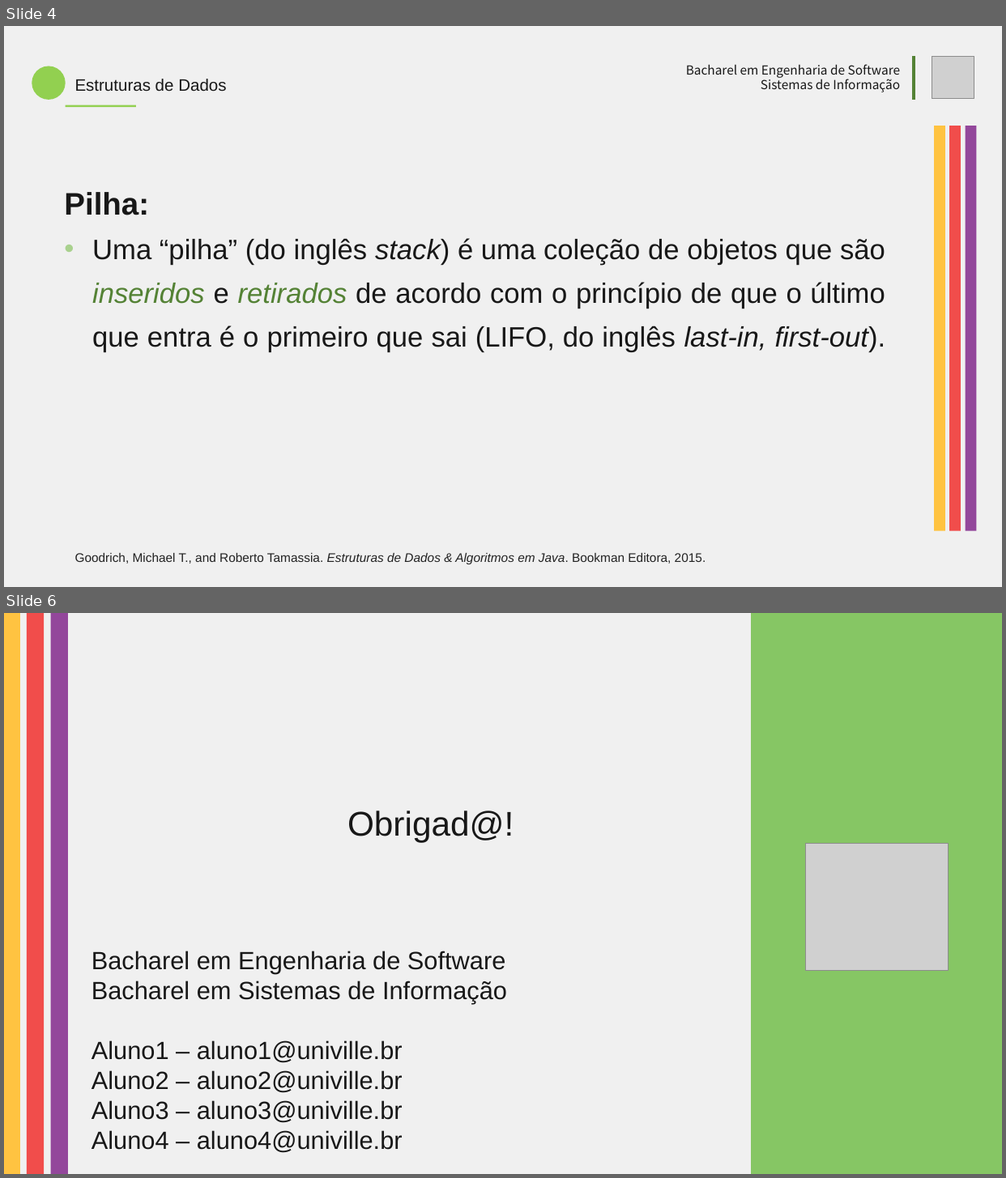
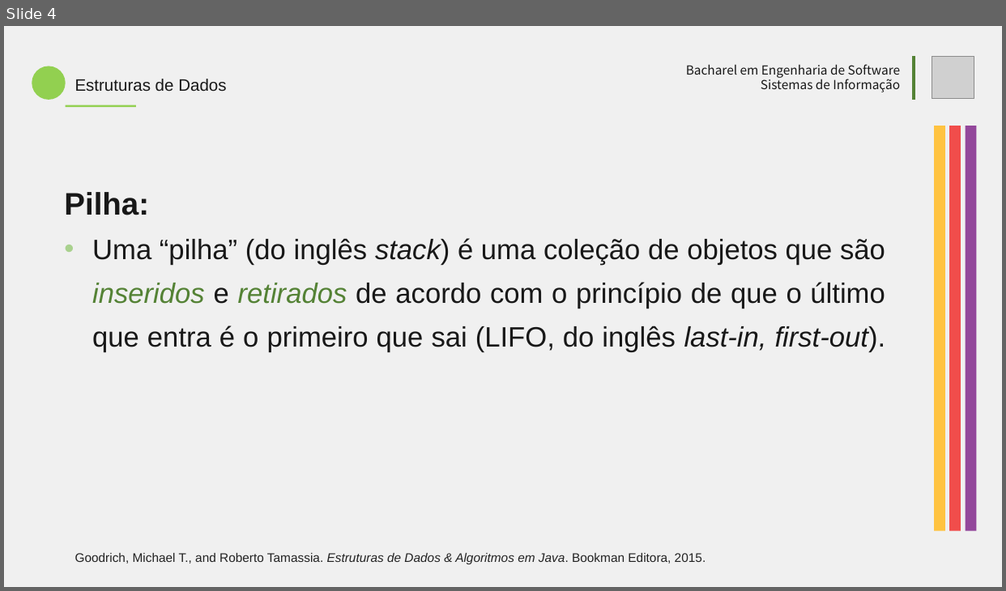
Before and after one commit to gabrielbusarello/stack-min-project, a slide deck: template-presentation-stack-min.pptx. Shown one above the other, each under a label of ours: slides 4 and 6 before the commit, slide 4 after it; the slides between them are not shown. The pictures are 1006x1178 and 1006x591 pixels, drawn with LibreOffice and Linux fonts; fonts in the diff are those of the drawing; grey boxes stand for pictures. Boxes give left, top, right and bottom in pixels: in the first picture for what was removed or moved away, otherwise in the second. Text is boxed around its words. In the diff, an @@ line names an element or a change of style, - is before the commit and + after.

```diff
--- a/template-presentation-stack-min.pptx
+++ b/template-presentation-stack-min.pptx
@@ slide 6 removed at box(4, 613, 1002, 1174), background #F0F0F0 @@
@@ rectangle removed at box(4, 613, 20, 1174) @@
@@ rectangle removed at box(27, 613, 44, 1174) @@
@@ rectangle removed at box(51, 613, 68, 1174) @@
@@ rectangle removed at box(751, 613, 1002, 1174) @@
@@ text removed at box(347, 811, 513, 842) @@
-Obrigad@!
@@ picture removed at box(805, 843, 948, 970) @@
@@ text removed at box(91, 951, 507, 1153) @@
-Bacharel em Engenharia de Software
-Bacharel em Sistemas de Informação
-Aluno1 – aluno1@univille.br
-Aluno2 – aluno2@univille.br
-Aluno3 – aluno3@univille.br
-Aluno4 – aluno4@univille.br
```
Also in this commit, not shown: 3 slides changed, 6 slides added, 1 other file.
